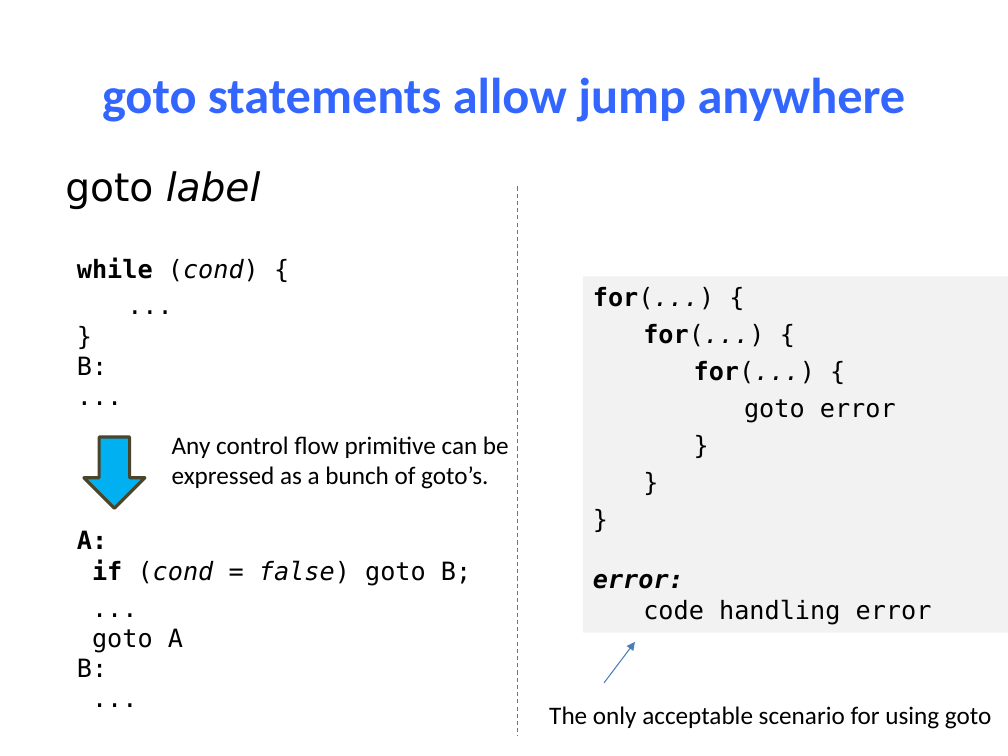
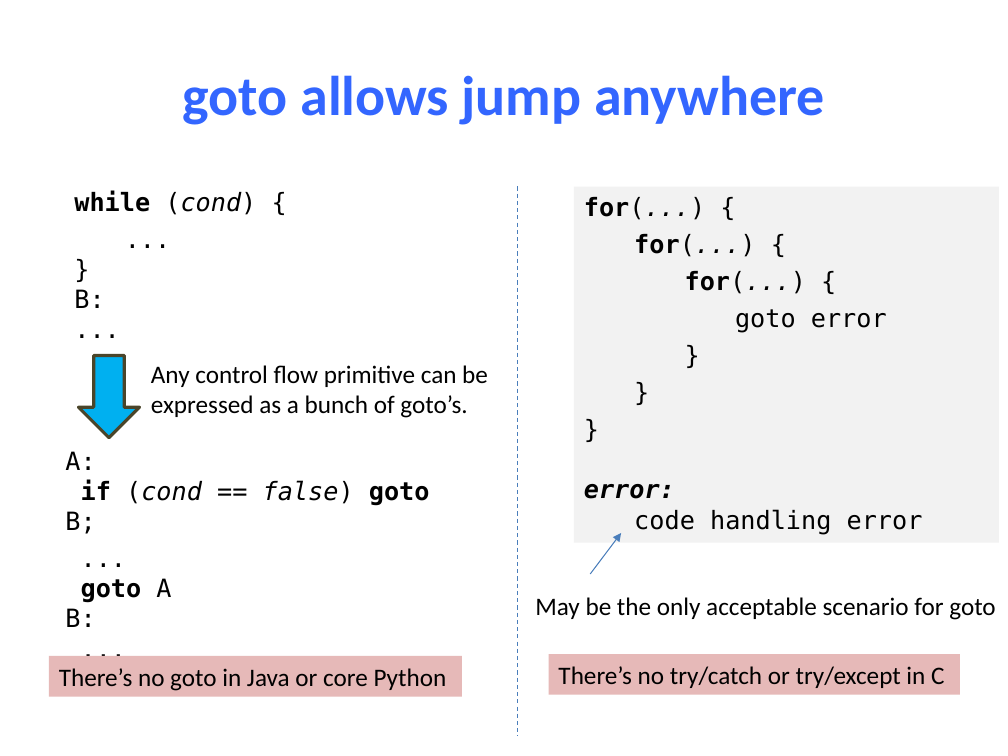
Before and after one commit to NYU-CSO/nyu-cso.github.io, a slide deck: slide 28 of notes/04-C_Basics.pptx (slide 30 before the commit). Drawn at 1008x756 pixels with LibreOffice and Linux fonts; fonts in the diff are those of the drawing. Boxes give left, top, right and bottom in pixels: in the first picture for what was removed or moved away, otherwise in the second. Text is boxed around its words. In the diff, an @@ line names an element or a change of style, - is before the commit and + after.

```diff
--- a/notes/04-C_Basics.pptx
+++ b/notes/04-C_Basics.pptx
@@ title at (183, 75, 825, 125): text changed; size 36 to 40 pt @@
-goto statements allow jump anywhere
+goto allows jump anywhere
@@ text removed at (65, 171, 261, 209) @@
-  goto label
@@ text "while (cond) {": place and size @@
-text "while (cond) {" at (77, 257, 259, 375)
+text "while (cond) {" at (74, 190, 256, 308)
@@ rectangle "for(...) {": place and size @@
-rectangle "for(...) {" at (583, 276, 1008, 632)
+rectangle "for(...) {" at (574, 186, 999, 542)
@@ down arrow: place and size @@
-down arrow at (84, 437, 145, 509)
+down arrow at (79, 356, 140, 438)
@@ text "Any control flow primitive can ...": place and size @@
-text "Any control flow primitive can ..." at (172, 436, 509, 489)
+text "Any control flow primitive can ..." at (151, 365, 488, 418)
@@ text "A:": place and size @@
-text "A:" at (77, 530, 471, 677)
+text "A:" at (65, 451, 430, 627)
@@ text at (65, 479, 430, 534): text changed; italic on @@
-if (cond = false) goto B;
+if (cond == false) goto B;
@@ text at (65, 451, 171, 603): bold off in "A:"; bold on in "goto" @@
@@ arrow moved from (604, 682) - (635, 642) to (591, 574) - (621, 533) @@
@@ text at (535, 597, 995, 620): text changed @@
-The only acceptable scenario for using goto
+May be the only acceptable scenario for goto
@@ rectangle added at (48, 656, 462, 697), fill #E6B9B8, 18 pt, text #000000 @@
+There’s no goto in Java or core Python
@@ rectangle added at (548, 654, 960, 695), fill #E6B9B8, 18 pt, text #000000 @@
+There’s no try/catch or try/except in C
```
Also in this commit, not shown: 15 other slides changed, 9 slides added, 1 slide removed, 4 other files.
